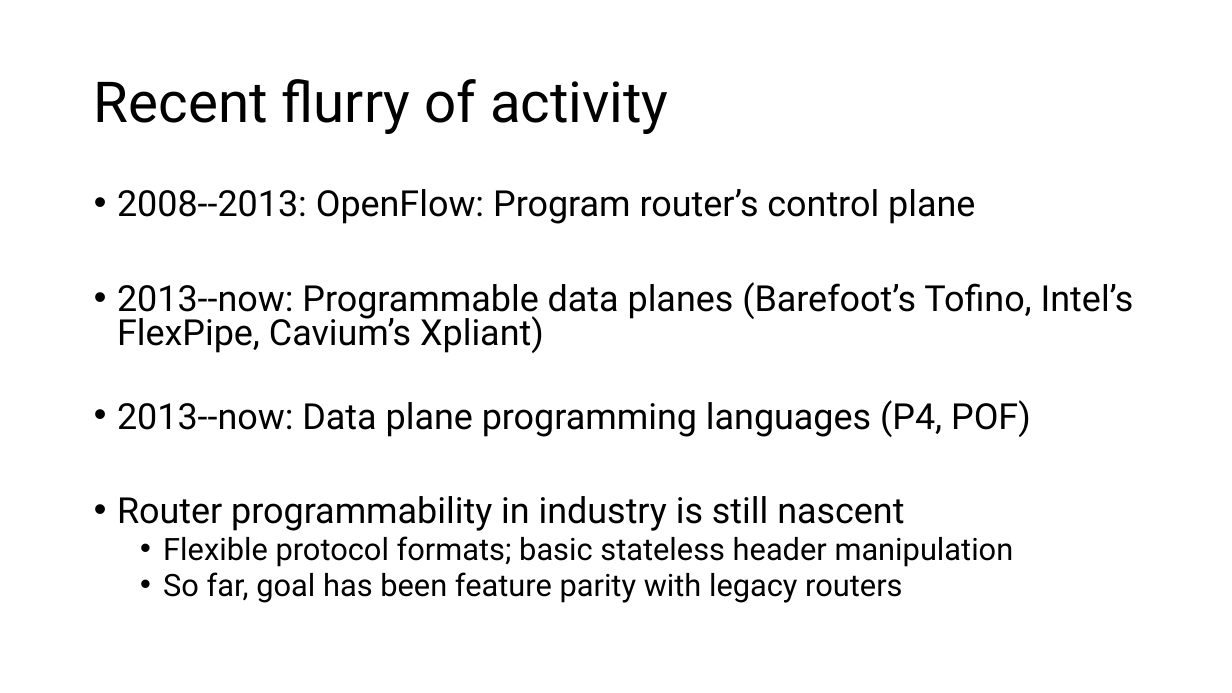
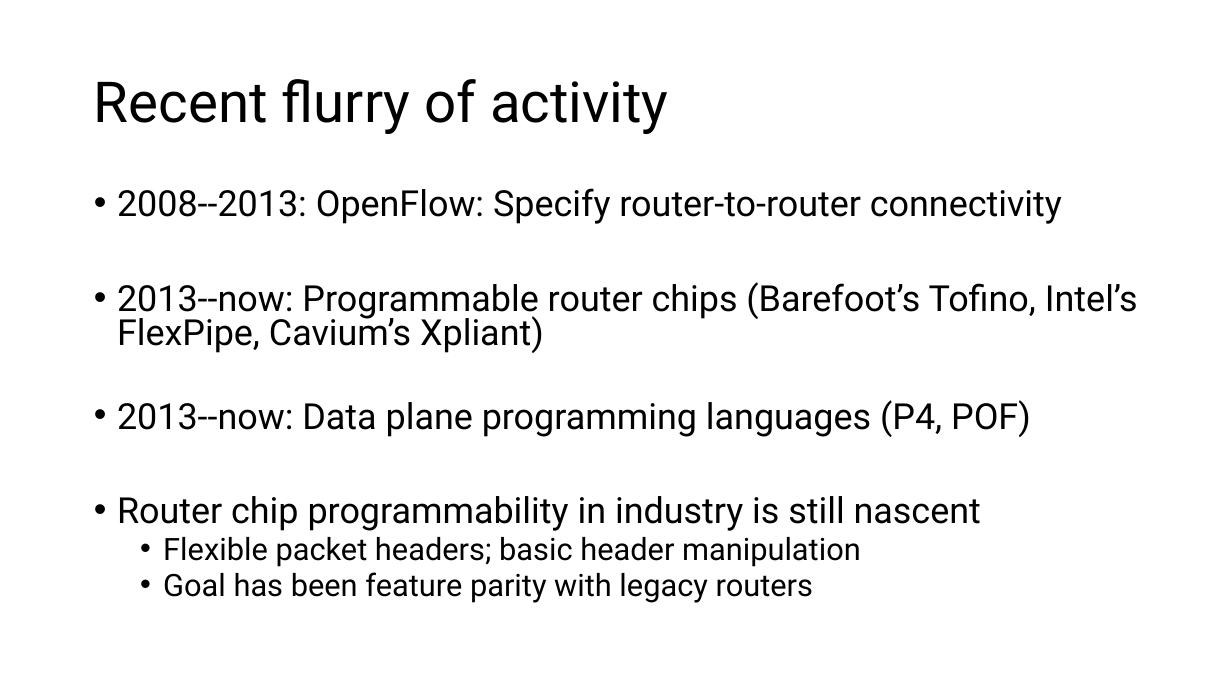
Before and after one commit to anirudhSK/pifo-domino-marple-ppts, a slide deck: slide 6 of combined_domino_pifo.pptx. Drawn at 1232x693 pixels with LibreOffice and Linux fonts; fonts in the diff are those of the drawing. Boxes give left, top, right and bottom in pixels: in the first picture for what was removed or moved away, otherwise in the second. Text is boxed around its words. In the diff, an @@ line names an element or a change of style, - is before the commit and + after.

```diff
--- a/combined_domino_pifo.pptx
+++ b/combined_domino_pifo.pptx
@@ text at (117, 188, 1138, 353): text changed @@
-• 2008--2013: OpenFlow: Program router’s control plane
-• 2013--now: Programmable data planes (Barefoot’s Tofino, Intel’s FlexPipe, Cavium’s Xpliant)
+• 2008--2013: OpenFlow: Specify router-to-router connectivity
+• 2013--now: Programmable router chips (Barefoot’s Tofino, Intel’s FlexPipe, Cavium’s Xpliant)
@@ text at (117, 496, 981, 603): text changed @@
-• Router programmability in industry is still nascent
-  • Flexible protocol formats; basic stateless header manipulation
-  • So far, goal has been feature parity with legacy routers
+• Router chip programmability in industry is still nascent
+  • Flexible packet headers; basic header manipulation
+  • Goal has been feature parity with legacy routers
```
Also in this commit, not shown: 9 other slides changed.
